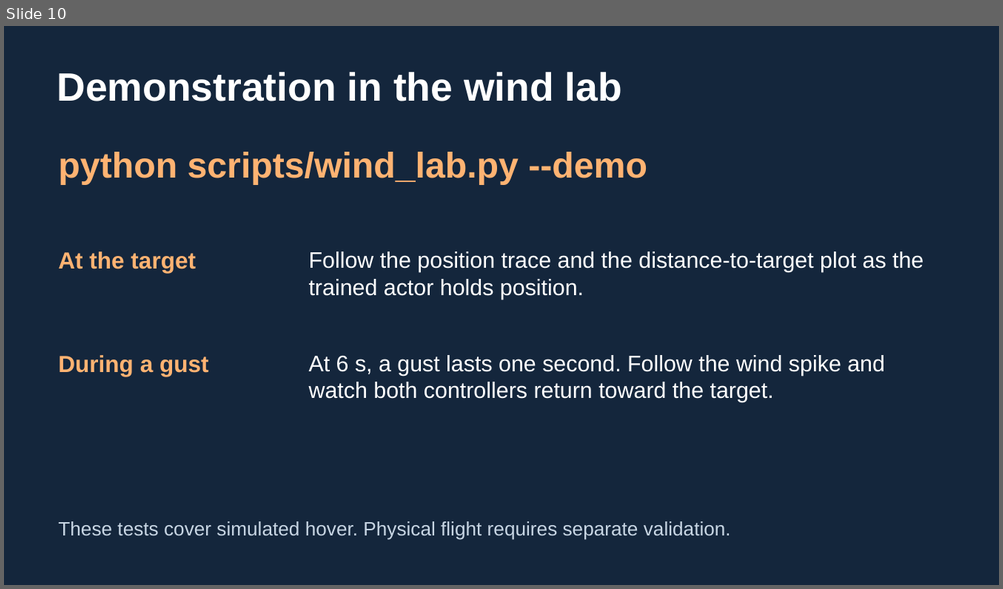
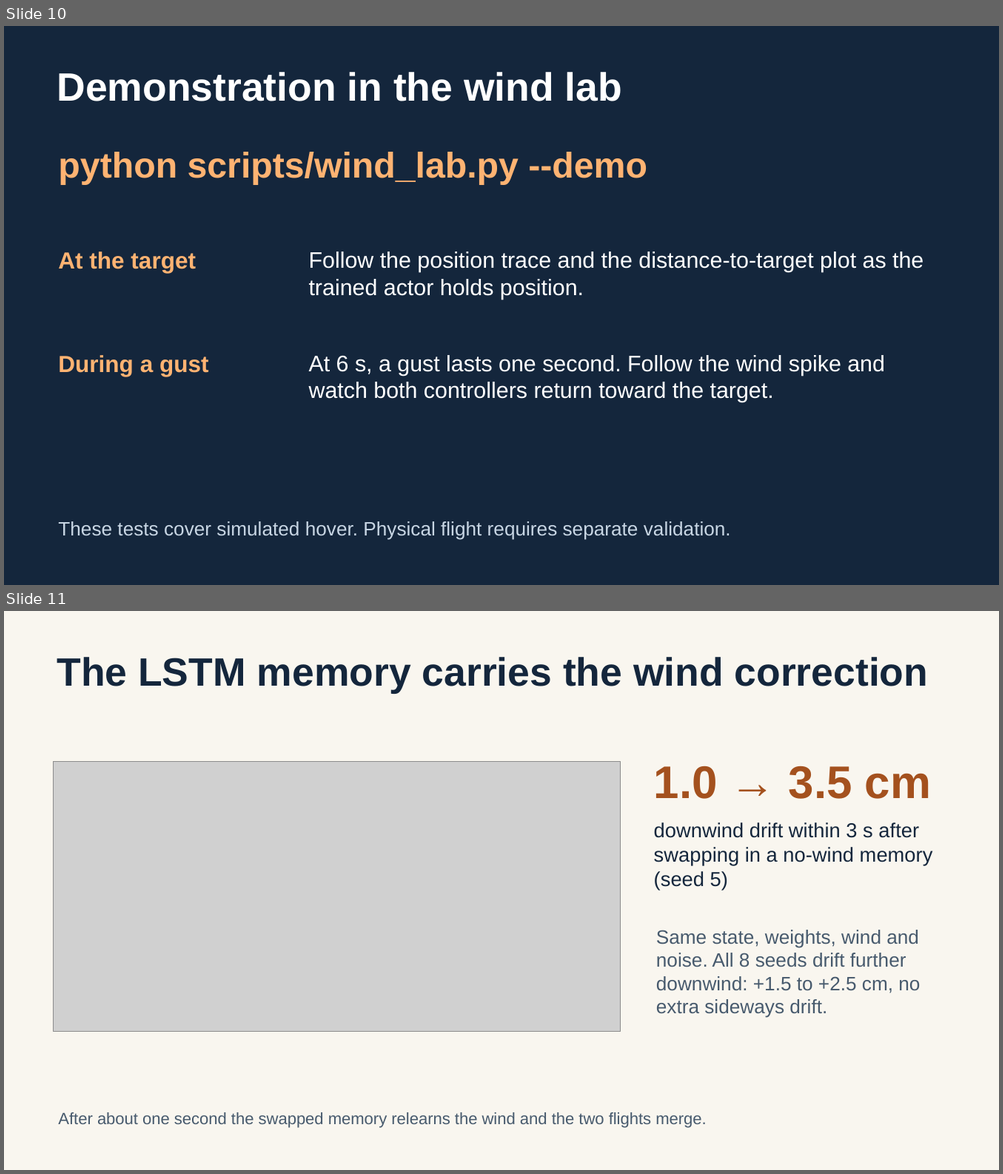
Before and after one commit to lohmo111/quadwind, a slide deck: presentation/RPPO_final_EN.pptx. Shown one above the other, each under a label of ours: slide 10 before the commit, slides 10 and 11 after it. The pictures are 1003x589 and 1003x1174 pixels, drawn with LibreOffice and Linux fonts; fonts in the diff are those of the drawing; grey boxes stand for pictures. Boxes give left, top, right and bottom in pixels: in the first picture for what was removed or moved away, otherwise in the second. Text is boxed around its words. In the diff, an @@ line names an element or a change of style, - is before the commit and + after.

```diff
--- a/presentation/RPPO_final_EN.pptx
+++ b/presentation/RPPO_final_EN.pptx
@@ slide 11 added at box(4, 611, 999, 1170), background #F9F6EF @@
@@ text added at box(57, 657, 928, 693), 38.2 pt, text #14263C, bold @@
+The LSTM memory carries the wind correction
@@ picture added at box(54, 762, 620, 1032) @@
@@ text added at box(654, 766, 930, 799), 44.2 pt, text #A4511E, bold @@
+1.0 → 3.5 cm
@@ text added at box(654, 823, 933, 889), 19.5 pt, text #14263C @@
+downwind drift within 3 s after swapping in a no-wind memory (seed 5)
@@ text added at box(656, 930, 919, 1018), 18.8 pt, text #475A6D @@
+Same state, weights, wind and noise. All 8 seeds drift further downwind: +1.5 to +2.5 cm, no extra sideways drift.
@@ text added at box(58, 1113, 706, 1128), 15.8 pt, text #475A6D @@
+After about one second the swapped memory relearns the wind and the two flights merge.
```
Also in this commit, not shown: 1 other slide added, 1 other file.
